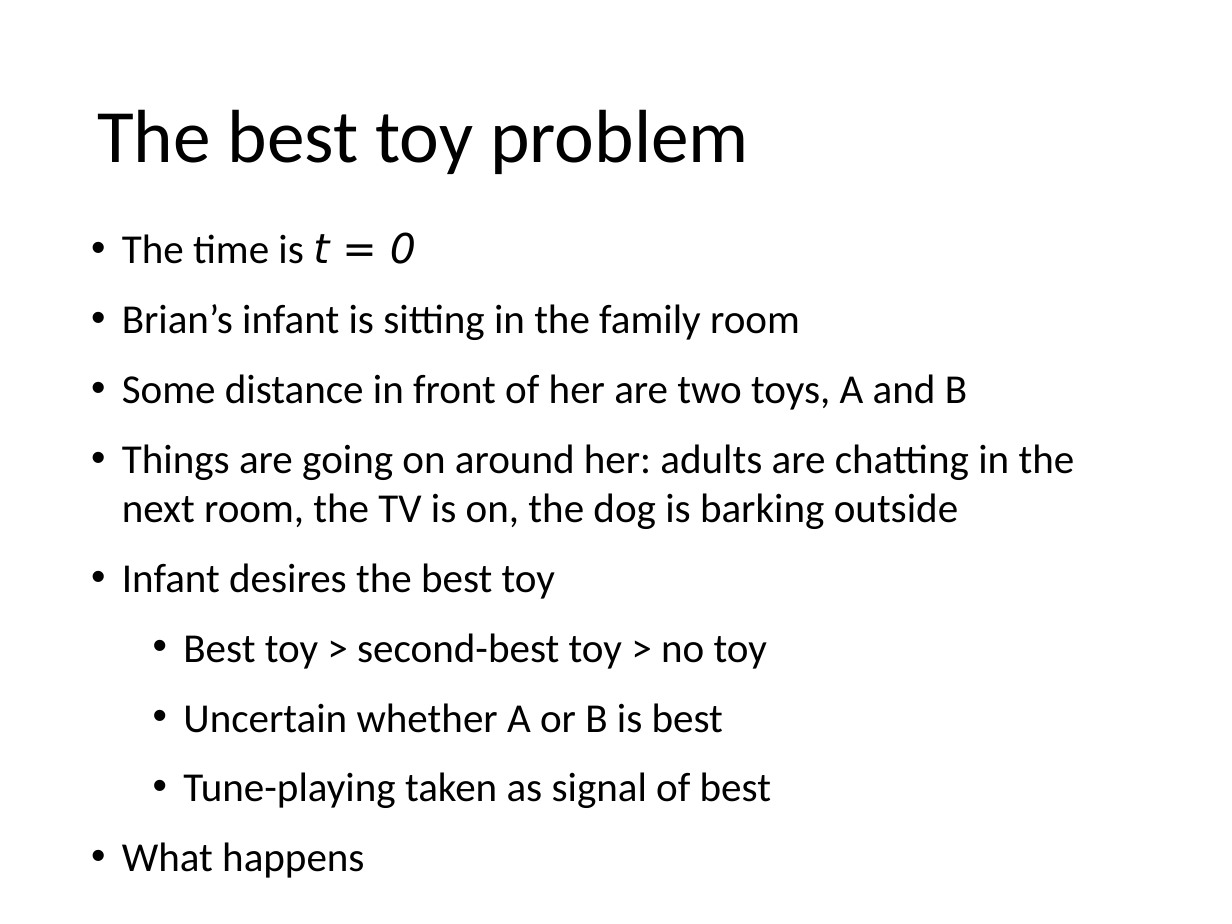
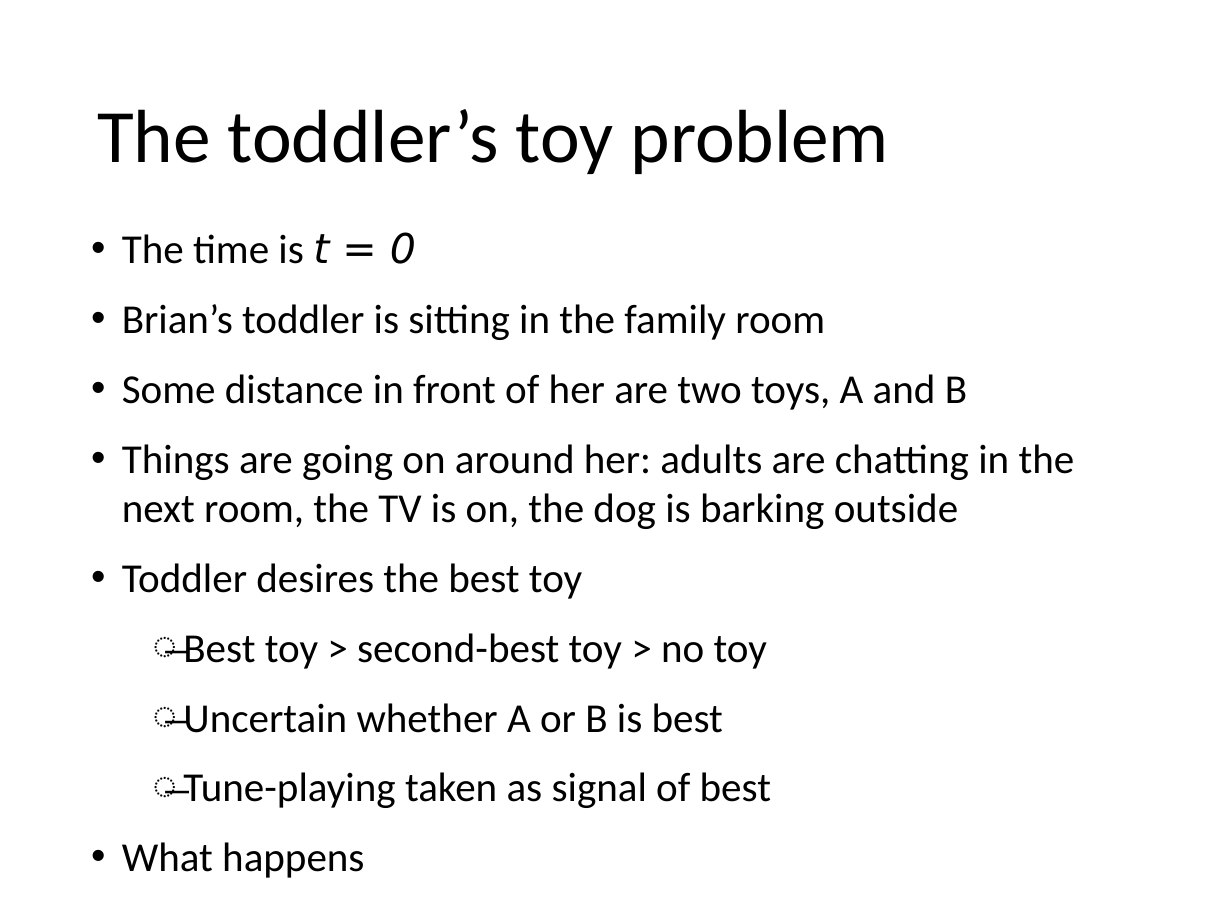
Before and after one commit to mdryall/Epstein-Ryall-Project-1, a slide deck: slide 9 of Preso_Mats/Game theory and intentions for SO2021 2.pptx (slide 11 before the commit). Drawn at 1232x924 pixels with LibreOffice and Linux fonts; fonts in the diff are those of the drawing. Boxes give left, top, right and bottom in pixels: in the first picture for what was removed or moved away, otherwise in the second. Text is boxed around its words. In the diff, an @@ line names an element or a change of style, - is before the commit and + after.

```diff
--- a/Preso_Mats/Game theory and intentions for SO2021 2.pptx
+++ b/Preso_Mats/Game theory and intentions for SO2021 2.pptx
@@ title at (x1=97, y1=109, x2=890, y2=174): text changed @@
-The best toy problem
+The toddler’s toy problem
@@ text at (x1=122, y1=304, x2=825, y2=340): text changed @@
-• Brian’s infant is sitting in the family room
+• Brian’s toddler is sitting in the family room
@@ text at (x1=122, y1=563, x2=582, y2=599): text changed @@
-• Infant desires the best toy
+• Toddler desires the best toy
@@ text at (x1=183, y1=633, x2=771, y2=808): bullet • to ̶ @@
```
Also in this commit, not shown: 9 other slides changed, 2 slides removed.
